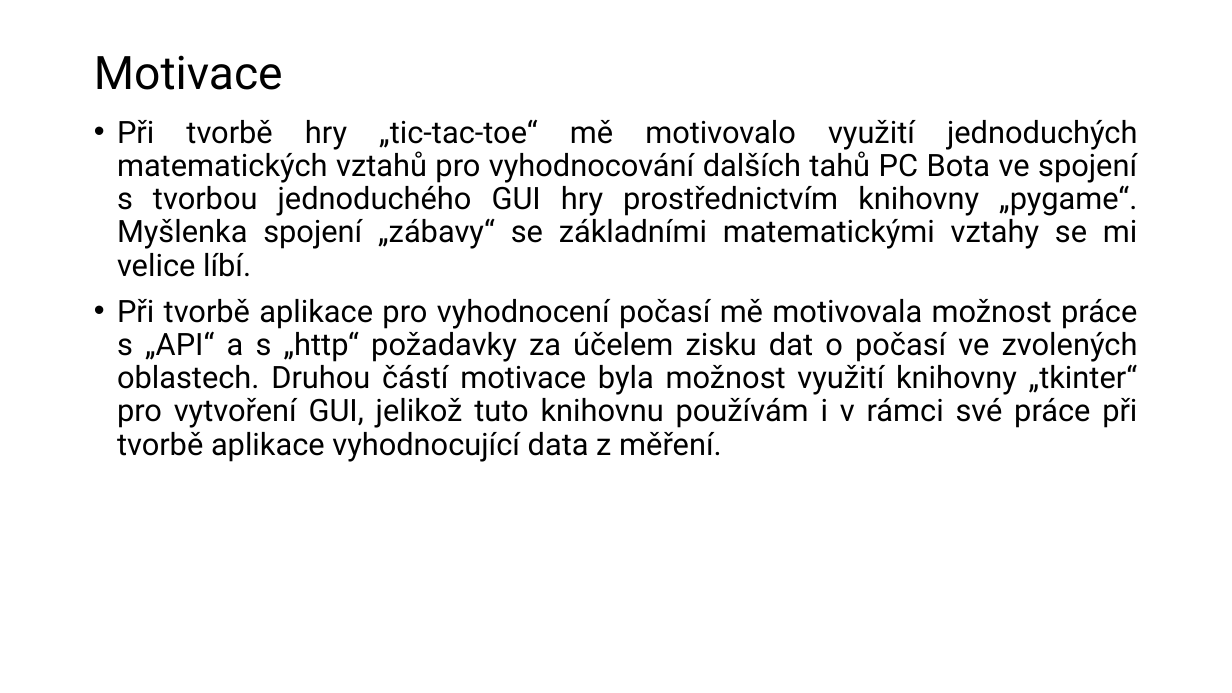
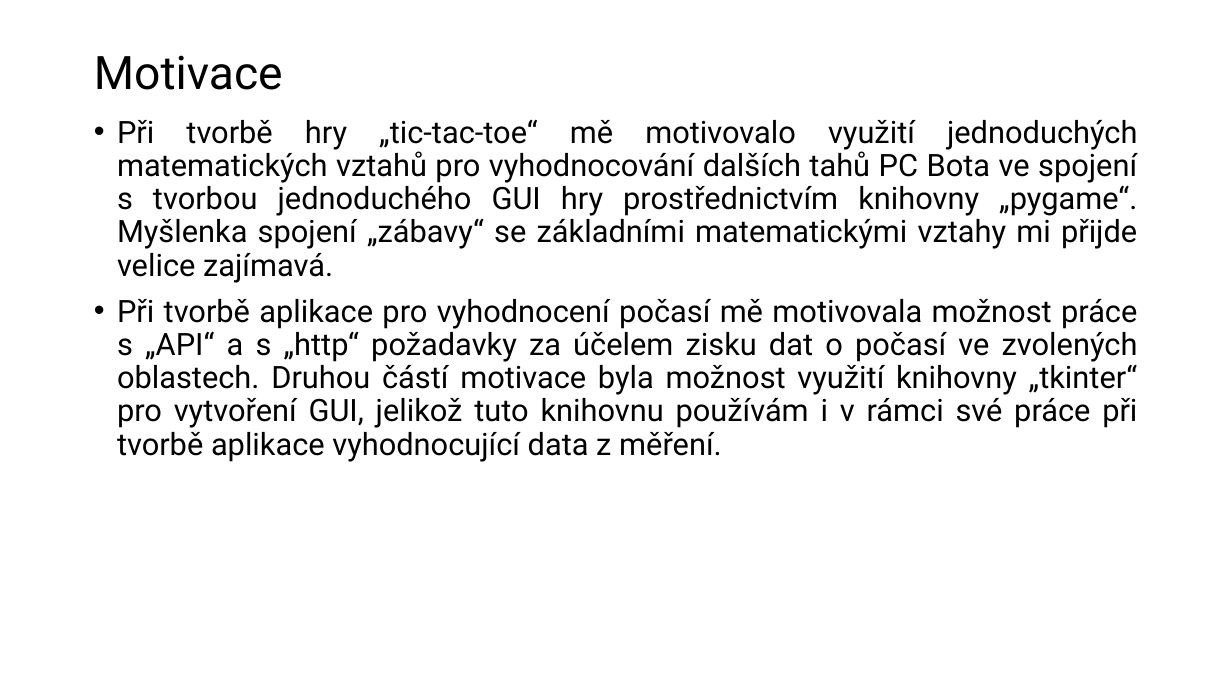
Before and after one commit to 208762/9PVP, a slide deck: slide 2 of 9PVP - projekt.pptx. Drawn at 1232x693 pixels with LibreOffice and Linux fonts; fonts in the diff are those of the drawing. Boxes give left, top, right and bottom in pixels: in the first picture for what was removed or moved away, otherwise in the second. Text is boxed around its words. In the diff, an @@ line names an element or a change of style, - is before the commit and + after.

Commit message:
5th commit

```diff
--- a/9PVP - projekt.pptx
+++ b/9PVP - projekt.pptx
@@ text at <box>117,119,1138,283</box>: text changed @@
-• Při tvorbě hry „tic-tac-toe“ mě motivovalo využití jednoduchých matematických vztahů pro vyhodnocování dalších tahů PC Bota ve spojení s tvorbou jednoduchého GUI hry prostřednictvím knihovny „pygame“. Myšlenka spojení „zábavy“ se základními matematickými vztahy se mi velice líbí.
+• Při tvorbě hry „tic-tac-toe“ mě motivovalo využití jednoduchých matematických vztahů pro vyhodnocování dalších tahů PC Bota ve spojení s tvorbou jednoduchého GUI hry prostřednictvím knihovny „pygame“. Myšlenka spojení „zábavy“ se základními matematickými vztahy mi přijde velice zajímavá.
```
